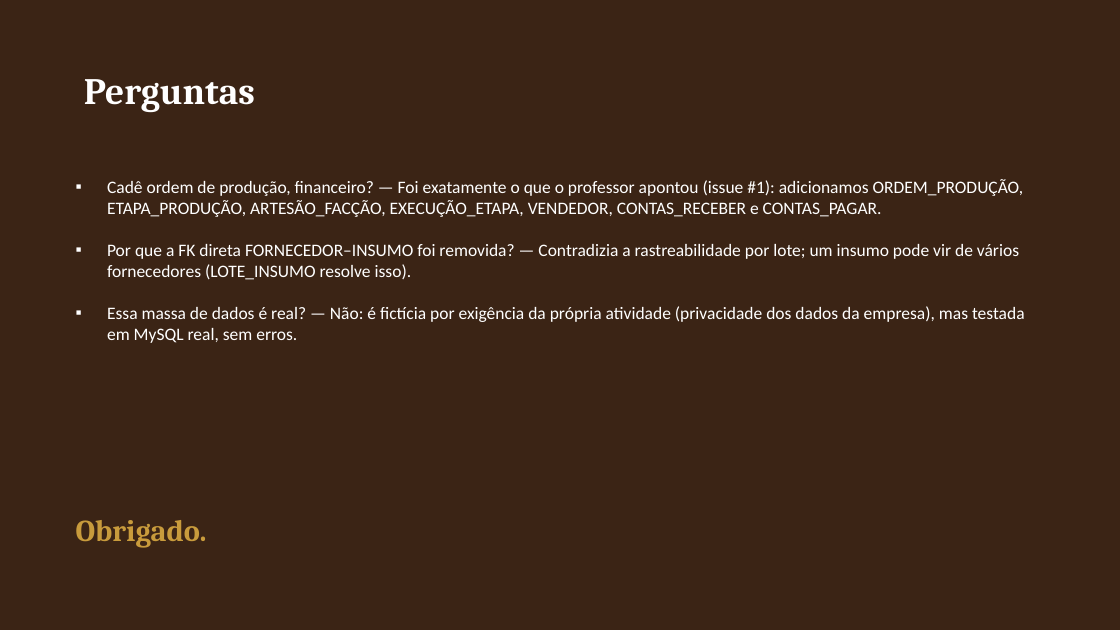
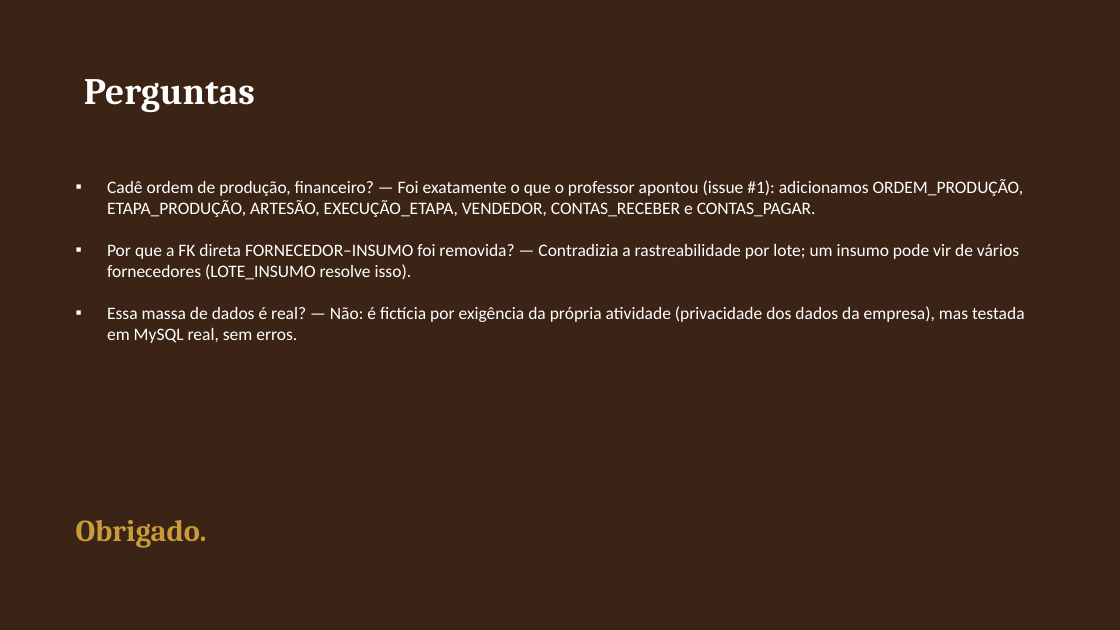
Before and after one commit to matheusmontagner8/Modelagem-de-Dados, a slide deck: slide 12 of Entrega2/apresentacao.pptx. Drawn at 1120x630 pixels with LibreOffice and Linux fonts; fonts in the diff are those of the drawing. Boxes give left, top, right and bottom in pixels: in the first picture for what was removed or moved away, otherwise in the second. Text is boxed around its words. In the diff, an @@ line names an element or a change of style, - is before the commit and + after.

```diff
--- a/Entrega2/apresentacao.pptx
+++ b/Entrega2/apresentacao.pptx
@@ text at (107, 179, 1024, 217): text changed @@
-▪ Cadê ordem de produção, financeiro? — Foi exatamente o que o professor apontou (issue #1): adicionamos ORDEM_PRODUÇÃO, ETAPA_PRODUÇÃO, ARTESÃO_FACÇÃO, EXECUÇÃO_ETAPA, VENDEDOR, CONTAS_RECEBER e CONTAS_PAGAR.
+▪ Cadê ordem de produção, financeiro? — Foi exatamente o que o professor apontou (issue #1): adicionamos ORDEM_PRODUÇÃO, ETAPA_PRODUÇÃO, ARTESÃO, EXECUÇÃO_ETAPA, VENDEDOR, CONTAS_RECEBER e CONTAS_PAGAR.
```
Also in this commit, not shown: 3 other slides changed.
